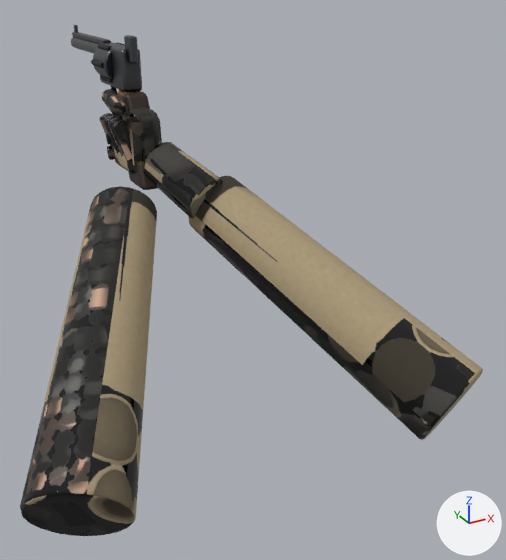
The glTF model spil/sigtekorn/modeller/revolver.glb as it was, and as the next commit left it.
The view is the same before and after, from a 50 mm camera at (-0.297, -0.881, 0.134) aimed at (0.075, -0.206, -0.203). Every picture has the same lights, and +X, +Y and +Z are marked at lower right. The picture after the commit comes second. Vertices at exactly the same position are counted once.

The scene before the commit, as lines of its bpy script (objects in view):
```python
me_højre_håndflade = bpy.data.meshes.new('højre håndflade')
me_højre_håndflade.from_pydata(...)  # 1296 vertices, 2536 faces; spans x -0.244..0.235, y -0.461..0.0, z -0.343..0.005
me_højre_håndflade.materials.append(mat_hænder)
me_ramme = bpy.data.meshes.new('ramme')
me_ramme.from_pydata(...)  # 1776 vertices, 3492 faces; spans x -0.026..0.026, y -0.093..0.2, z -0.11..0.065
me_ramme.materials.append(mat_revolver)
ob_hænder = bpy.data.objects.new('hænder', me_højre_håndflade)
ob_hænder.location = (0.0, 0.0, 0.0)
ob_revolver = bpy.data.objects.new('revolver', me_ramme)
ob_revolver.location = (0.0, 0.0, 0.0)
```
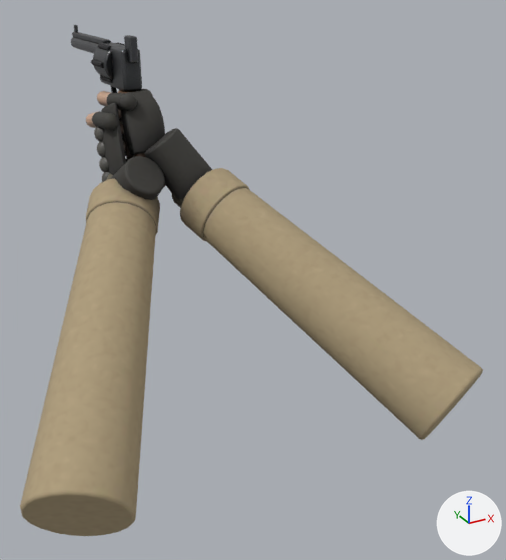
Location of each change, [x1, y1, x2, y2] in pixels of the pictures (506 x 560 px; the box of a moved part takes in the faces that stretch with it):
part 1 of me_højre_håndflade, moved or reshaped
    before: [143, 142, 223, 218]
    after: [145, 128, 212, 201]
part 2 of me_højre_håndflade, added
    after: [94, 126, 103, 142]
part 3 of me_højre_håndflade, added
    after: [97, 141, 105, 157]
part 4 of me_højre_håndflade, added
    after: [99, 157, 109, 172]
part 5 of me_højre_håndflade, built on
    before: [99, 89, 162, 174]
    after: [86, 91, 250, 241]
part 6 of me_højre_håndflade, surface changed (lighter)
    before: [20, 176, 478, 536]
    after: [20, 187, 478, 536]

Patch to the scene script:
```diff
--- a/spil/sigtekorn/modeller/revolver.glb.py
+++ b/spil/sigtekorn/modeller/revolver.glb.py
@@ me_højre_håndflade @@
 # used by ob_hænder; location = (0.0, 0.0, 0.0)
-me_højre_håndflade.from_pydata(...)  # 1296 vertices, 2536 faces; spans x -0.244..0.235, y -0.461..0.0, z -0.343..0.005
+me_højre_håndflade.from_pydata(...)  # 21608 vertices, 42880 faces; spans x -0.244..0.235, y -0.461..0.029, z -0.343..0.003
+# me_højre_håndflade part 1: the loose piece of 108 vertices spanning x -0.012..0.071, y -0.166..-0.066, z -0.14..-0.053 is multiplied about its middle by the matrix ((0.764, -0.436, 0.423), (0.597, 0.757, -0.237), (-0.175, 0.35, 0.853)), then moved by (0.005, 0.02, 0.011)
+# me_højre_håndflade part 2: a new loose piece, a UV sphere (16 segments, 10 rings, poles along z) spanning x -0.053..-0.03, y -0.047..-0.025, z -0.059..-0.036, in mat_hænder
+# me_højre_håndflade part 3: a new loose piece, a UV sphere (16 segments, 10 rings, poles along z) spanning x -0.053..-0.031, y -0.054..-0.031, z -0.077..-0.054, in mat_hænder
+# me_højre_håndflade part 4: a new loose piece, a UV sphere (16 segments, 10 rings, poles along z) spanning x -0.054..-0.031, y -0.06..-0.037, z -0.095..-0.072, in mat_hænder
+# me_højre_håndflade part 5: 6 vertices moved within x -0.03..0.018, y -0.071..-0.036, z -0.072..-0.01; 935 vertices removed from x -0.039..0.036, y -0.082..0.0, z -0.097..0.005; 17013 vertices added at x -0.09..0.109, y -0.172..0.029, z -0.18..0.003
+# me_højre_håndflade part 6: 472 kept faces spanning x -0.244..0.235, y -0.461..-0.067, z -0.343..-0.09 get new texture (UV) coordinates
+# other edits to the shape of me_højre_håndflade do not show in these pictures
 me_højre_håndflade.materials.append(mat_hænder)
```
